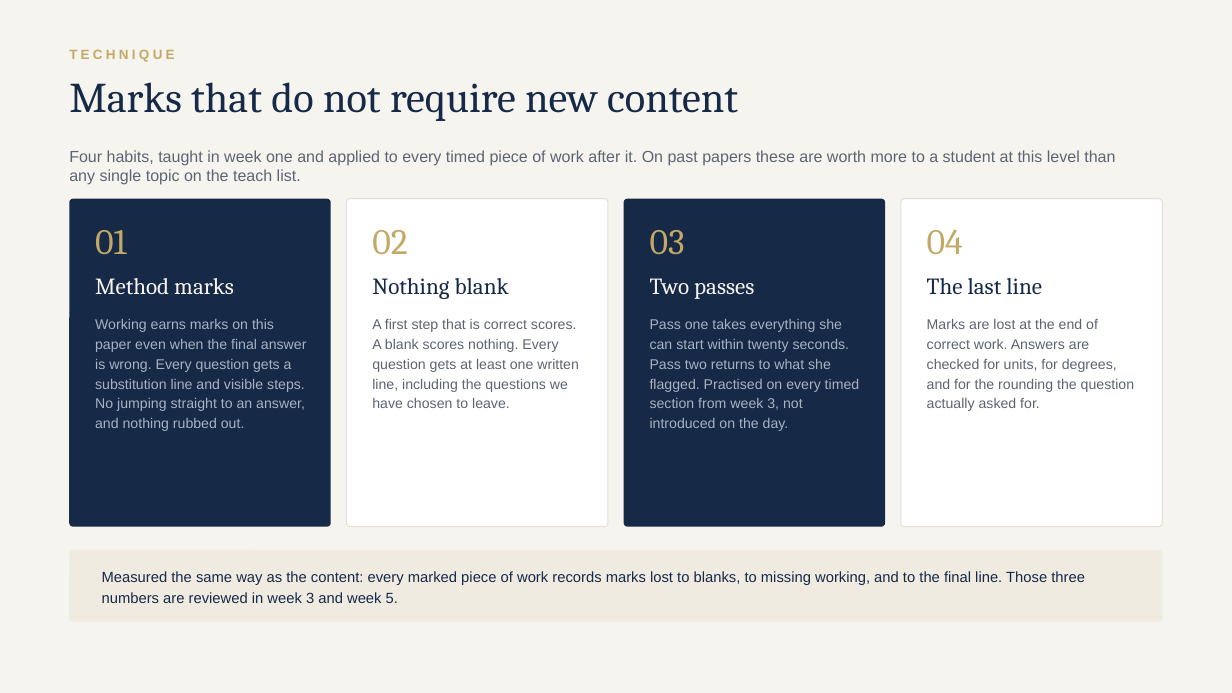
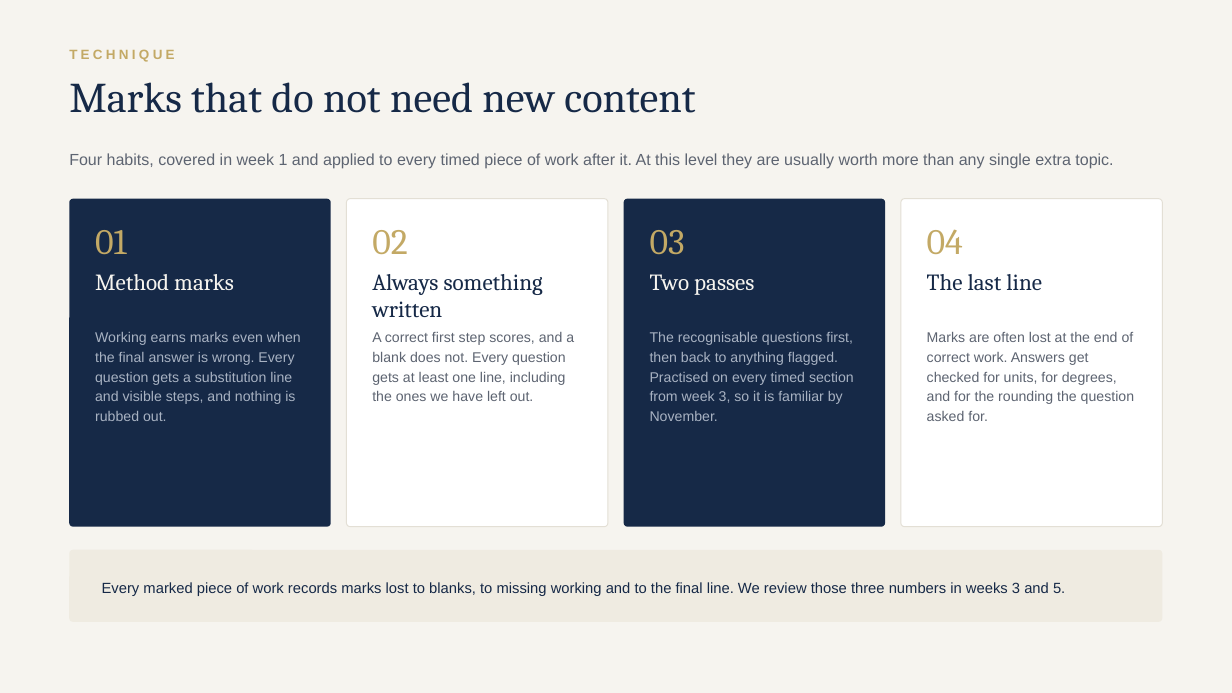
Before and after one commit to AliAljawabra/Daily, a slide deck: slide 12 of tutoring/charlotte/Charlotte_maths_plan.pptx. Drawn at 1232x693 pixels with LibreOffice and Linux fonts; fonts in the diff are those of the drawing. Boxes give left, top, right and bottom in pixels: in the first picture for what was removed or moved away, otherwise in the second. Text is boxed around its words. In the diff, an @@ line names an element or a change of style, - is before the commit and + after.

```diff
--- a/tutoring/charlotte/Charlotte_maths_plan.pptx
+++ b/tutoring/charlotte/Charlotte_maths_plan.pptx
@@ text at (69,82,695,113): text changed @@
-Marks that do not require new content
+Marks that do not need new content
@@ text at (69,153,1113,169): text changed @@
-Four habits, taught in week one and applied to every timed piece of work after it. On past papers these are worth more to a student at this level than any single topic on the teach list.
+Four habits, covered in week 1 and applied to every timed piece of work after it. At this level they are usually worth more than any single extra topic.
@@ text "Four habits, covered in week ..." at (69,153,1113,169): vertical alignment middle to top @@
@@ text "Always something written" at (372,274,543,318): vertical alignment middle to top @@
@@ line spacing 1 to 21pt; vertical alignment middle to top in 3 elements at (95,274,234,291), (650,274,754,295), (927,274,1042,291) @@
@@ text at (372,274,543,318): text changed @@
-Nothing blank
+Always something written
@@ text at (95,332,301,421): text changed @@
-Working earns marks on this paper even when the final answer is wrong. Every question gets a substitution line and visible steps. No jumping straight to an answer, and nothing rubbed out.
+Working earns marks even when the final answer is wrong. Every question gets a substitution line and visible steps, and nothing is rubbed out.
@@ text at (372,332,574,401): text changed @@
-A first step that is correct scores. A blank scores nothing. Every question gets at least one written line, including the questions we have chosen to leave.
+A correct first step scores, and a blank does not. Every question gets at least one line, including the ones we have left out.
@@ text at (650,332,854,421): text changed @@
-Pass one takes everything she can start within twenty seconds. Pass two returns to what she flagged. Practised on every timed section from week 3, not introduced on the day.
+The recognisable questions first, then back to anything flagged. Practised on every timed section from week 3, so it is familiar by November.
@@ text at (927,332,1134,421): text changed @@
-Marks are lost at the end of correct work. Answers are checked for units, for degrees, and for the rounding the question actually asked for.
+Marks are often lost at the end of correct work. Answers get checked for units, for degrees, and for the rounding the question asked for.
@@ text at (102,582,1065,596): text changed @@
-Measured the same way as the content: every marked piece of work records marks lost to blanks, to missing working, and to the final line. Those three numbers are reviewed in week 3 and week 5.
+Every marked piece of work records marks lost to blanks, to missing working and to the final line. We review those three numbers in weeks 3 and 5.
```
Also in this commit, not shown: 15 other slides changed, 2 other files.
